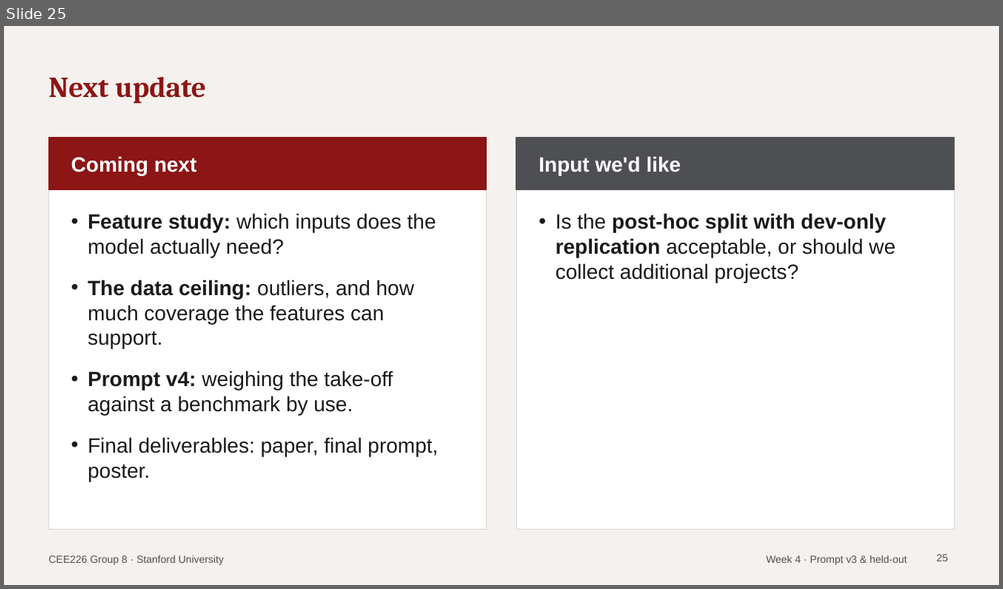
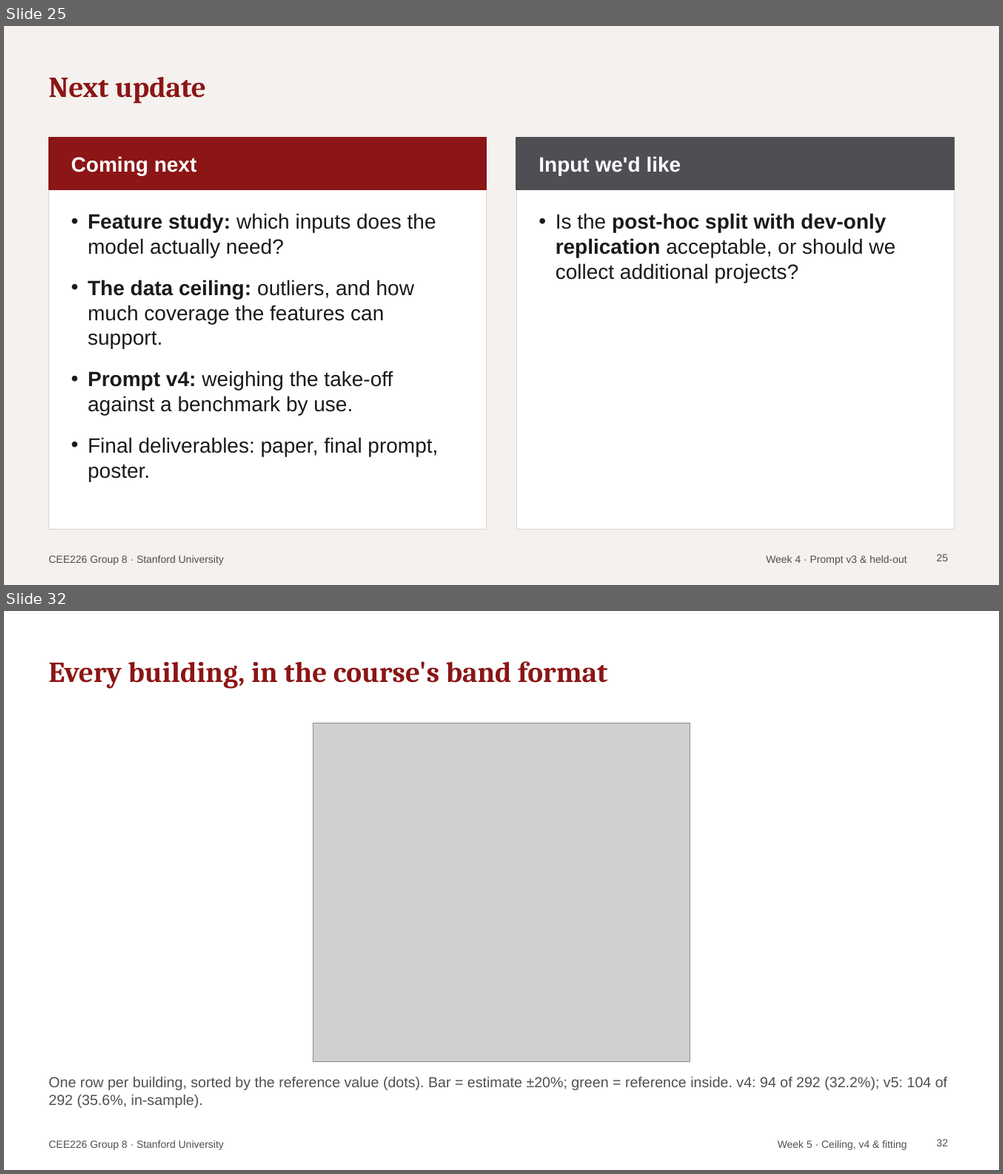
Before and after one commit to HeshanChen/CEE226LCA, a slide deck: report/weekly/weekly_updates.pptx. Shown one above the other, each under a label of ours: slide 25 before the commit, slides 25 and 32 after it; the slides between them are not shown. The pictures are 1003x589 and 1003x1174 pixels, drawn with LibreOffice and Linux fonts; fonts in the diff are those of the drawing; grey boxes stand for pictures. Boxes give left, top, right and bottom in pixels: in the first picture for what was removed or moved away, otherwise in the second. Text is boxed around its words. In the diff, an @@ line names an element or a change of style, - is before the commit and + after.

```diff
--- a/report/weekly/weekly_updates.pptx
+++ b/report/weekly/weekly_updates.pptx
@@ slide 32 added at [4, 611, 999, 1170], background #FFFFFF; not listed: 1 template element that a slide beside it also shows @@
@@ title added at [48, 661, 607, 689], 28 pt, text #8C1515, bold @@
+Every building, in the course's band format
@@ picture added at [313, 723, 690, 1062] @@
@@ text added at [48, 1077, 947, 1108], 14 pt, text #4D4F53 @@
+One row per building, sorted by the reference value (dots). Bar = estimate ±20%; green = reference inside. v4: 94 of 292 (32.2%); v5: 104 of 292 (35.6%, in-sample).
@@ text added at [777, 1141, 906, 1150], 10 pt, text #4D4F53 @@
+Week 5 · Ceiling, v4 & fitting
@@ page number added at [936, 1139, 948, 1147], 10 pt, text #4D4F53 @@
+32
```
Also in this commit, not shown: 7 slides changed, 2 other slides added, 1 slide removed, 23 other files.
